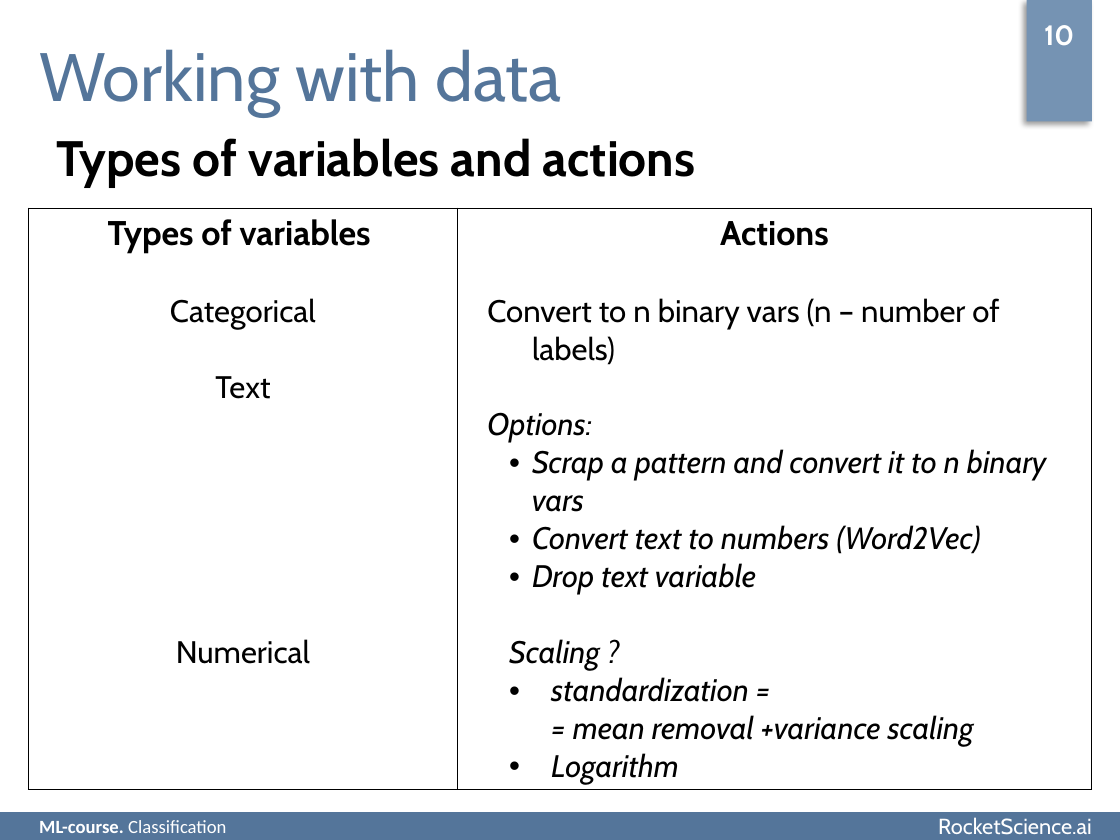
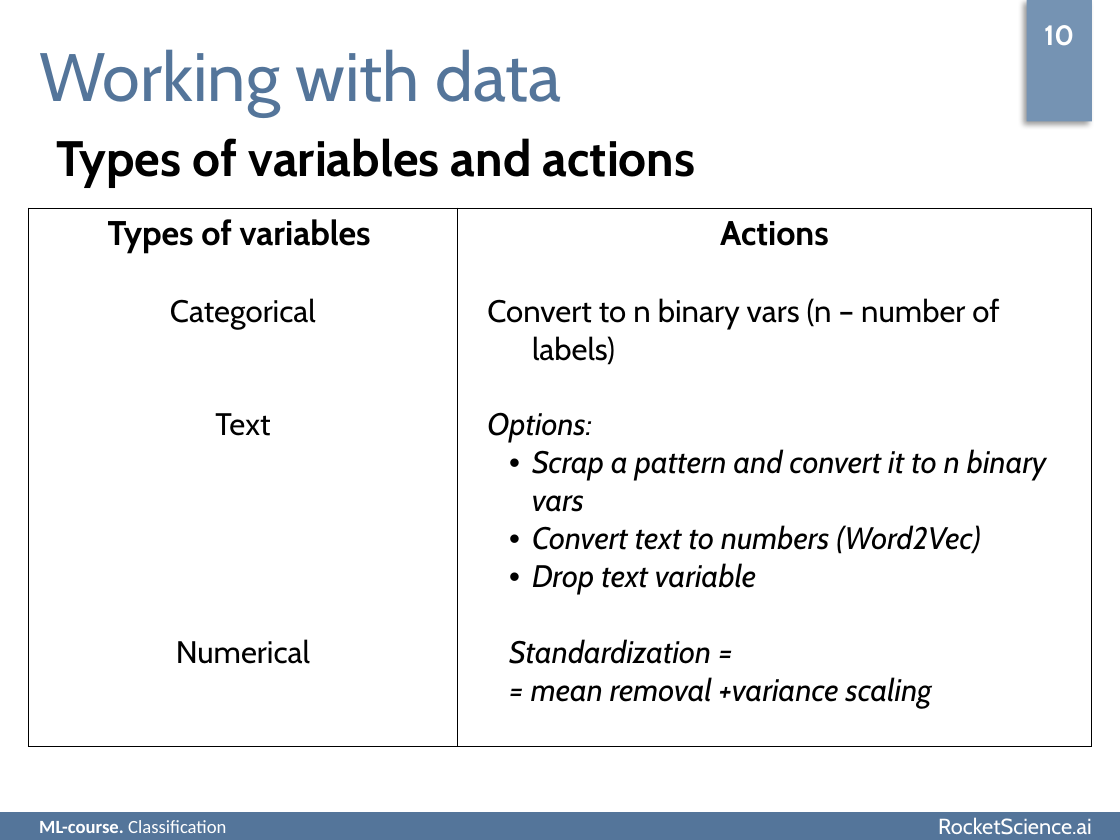
Before and after one commit to rjaffk/tensorby, a slide deck: slide 10 of lecture_classification/presentation/lecture_classification.pptx (slide 9 before the commit). Drawn at 1120x840 pixels with LibreOffice and Linux fonts; fonts in the diff are those of the drawing; background and template pictures are left out. Boxes give left, top, right and bottom in pixels: in the first picture for what was removed or moved away, otherwise in the second. Text is boxed around its words. In the diff, an @@ line names an element or a change of style, - is before the commit and + after.

```diff
--- a/lecture_classification/presentation/lecture_classification.pptx
+++ b/lecture_classification/presentation/lecture_classification.pptx
@@ table at (x1=29, y1=208, x2=1092, y2=747) @@
-row 1, column 2: Actions / Convert to n binary vars (n – number of labels) / Options: / Scrap a pattern and convert it to n binary vars / Convert text to numbers (Word2Vec) / Drop text variable / Scaling ? / standardization = = mean removal +variance scaling / Logarithm
+row 1, column 2: Actions / Convert to n binary vars (n – number of labels) / Options: / Scrap a pattern and convert it to n binary vars / Convert text to numbers (Word2Vec) / Drop text variable / Standardization = = mean removal +variance scaling
```
Also in this commit, not shown: 11 other slides changed, 1 slide added, 5 other files.
